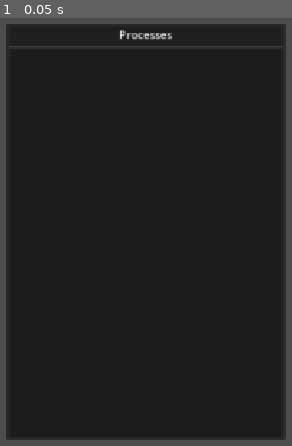
Above: before the commit, frame 1.
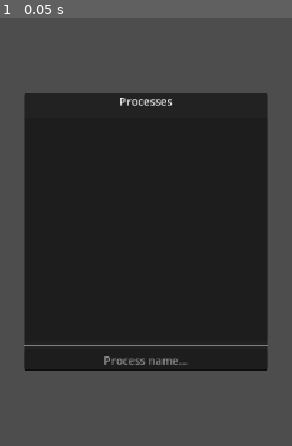
Above: after the commit, the same moment.

Repository: suidpit/freat
Game: Godot game, scene res://scenes/main.tscn
Same seed, same stepped clock (60 frames per second), same inputs: the game is played once before the commit and once after it.
Inputs:
- Up to frame 1 (0.05 s): no input

The runs differ from the first frame. In frame 1, 40% of the frame differs, in the area x 2-98%, y 1-99%.

Commit message:
next scan and undo scan. Time for some refactoring/testing.

Diff:
--- a/client-godot/scenes/main.tscn
+++ b/client-godot/scenes/main.tscn
@@ -57,8 +57,11 @@
 layout_mode = 2
 size_flags_vertical = 3
 
-[node name="ItemList" type="ItemList" parent="UI/Hub/ScanArea/PanelContainer/ScanResults/VBoxContainer/ScrollContainer"]
-layout_mode = 2
+[node name="AddressList" type="ItemList" parent="UI/Hub/ScanArea/PanelContainer/ScanResults/VBoxContainer/ScrollContainer"]
+layout_mode = 2
+size_flags_horizontal = 3
+size_flags_vertical = 3
+auto_width = true
 
 [node name="PanelContainer2" type="PanelContainer" parent="UI/Hub/ScanArea"]
 layout_mode = 2
@@ -95,7 +98,7 @@
 text = "Value:"
 horizontal_alignment = 2
 
-[node name="ScanValue2" type="LineEdit" parent="UI/Hub/ScanArea/PanelContainer2/ScanControls/VBoxContainer/HBoxContainer/GridContainer"]
+[node name="ScanValue" type="LineEdit" parent="UI/Hub/ScanArea/PanelContainer2/ScanControls/VBoxContainer/HBoxContainer/GridContainer"]
 layout_mode = 2
 size_flags_horizontal = 3
 placeholder_text = "0xdeadbeef"
@@ -124,7 +127,7 @@
 [node name="ScanSize" type="OptionButton" parent="UI/Hub/ScanArea/PanelContainer2/ScanControls/VBoxContainer/HBoxContainer/GridContainer"]
 layout_mode = 2
 selected = 2
-item_count = 4
+item_count = 6
 popup/item_0/text = "U8"
 popup/item_0/id = 0
 popup/item_1/text = "U16"
@@ -133,6 +136,10 @@
 popup/item_2/id = 2
 popup/item_3/text = "U64"
 popup/item_3/id = 3
+popup/item_4/text = "FLOAT"
+popup/item_4/id = 4
+popup/item_5/text = "DOUBLE"
+popup/item_5/id = 5
 
 [node name="HSeparatorControl2" type="Control" parent="UI/Hub/ScanArea/PanelContainer2/ScanControls/VBoxContainer"]
 custom_minimum_size = Vector2(0, 20)
@@ -163,17 +170,14 @@
 [node name="Table" type="PanelContainer" parent="UI/Hub"]
 layout_mode = 2
 
-[node name="PickProcess" type="PopupPanel" parent="UI"]
-oversampling_override = 1.0
-initial_position = 1
-size = Vector2i(400, 600)
-visible = true
+[node name="PickProcess" type="PanelContainer" parent="UI"]
+custom_minimum_size = Vector2(350, 400)
+layout_mode = 2
+size_flags_horizontal = 4
+size_flags_vertical = 4
 
 [node name="PanelContainer" type="PanelContainer" parent="UI/PickProcess"]
-offset_left = 4.0
-offset_top = 4.0
-offset_right = 396.0
-offset_bottom = 596.0
+layout_mode = 2
 size_flags_horizontal = 3
 size_flags_vertical = 3
 
@@ -194,3 +198,11 @@
 [node name="ProcessList" type="ItemList" parent="UI/PickProcess/PanelContainer/MarginContainer/VBoxContainer"]
 layout_mode = 2
 size_flags_vertical = 3
+
+[node name="HSeparator2" type="HSeparator" parent="UI/PickProcess/PanelContainer/MarginContainer/VBoxContainer"]
+layout_mode = 2
+
+[node name="SearchProcess" type="LineEdit" parent="UI/PickProcess/PanelContainer/MarginContainer/VBoxContainer"]
+layout_mode = 2
+placeholder_text = "Process name..."
+alignment = 1
--- a/client-godot/scripts/main.gd
+++ b/client-godot/scripts/main.gd
@@ -1,7 +1,20 @@
 extends Control
 @onready var process_list: ItemList = $UI/PickProcess/PanelContainer/MarginContainer/VBoxContainer/ProcessList
-@onready var pick_process: PopupPanel = $UI/PickProcess
+@onready var pick_process: PanelContainer = $UI/PickProcess
 @onready var hub: VBoxContainer = $UI/Hub
+@onready var address_list: ItemList = $UI/Hub/ScanArea/PanelContainer/ScanResults/VBoxContainer/ScrollContainer/AddressList
+@onready var first_scan_button: Button = $UI/Hub/ScanArea/PanelContainer2/ScanControls/VBoxContainer/FirstScanButton
+@onready var scan_value: LineEdit = $UI/Hub/ScanArea/PanelContainer2/ScanControls/VBoxContainer/HBoxContainer/GridContainer/ScanValue
+@onready var scan_type: OptionButton = $UI/Hub/ScanArea/PanelContainer2/ScanControls/VBoxContainer/HBoxContainer/GridContainer/ScanType
+@onready var scan_size: OptionButton = $UI/Hub/ScanArea/PanelContainer2/ScanControls/VBoxContainer/HBoxContainer/GridContainer/ScanSize
+@onready var second_scan_button: Button = $UI/Hub/ScanArea/PanelContainer2/ScanControls/VBoxContainer/SecondScanButton
+@onready var undo_scan_button: Button = $UI/Hub/ScanArea/PanelContainer2/ScanControls/VBoxContainer/UndoScanButton
+@onready var search_process: LineEdit = $UI/PickProcess/PanelContainer/MarginContainer/VBoxContainer/SearchProcess
+
+var connected = false
+var attached = false
+var is_scan = false
+var process_list_items: Array = []
 
 # Called when the node enters the scene tree for the first time.
 func _ready() -> void:
@@ -9,16 +22,44 @@
 	RPCManager.disconnected.connect(_on_disconnected)
 	RPCManager.message_received.connect(_on_message)
 	process_list.item_activated.connect(_on_process_activated)
+	first_scan_button.pressed.connect(_on_first_scan_button_pressed)
+	second_scan_button.pressed.connect(_on_second_scan_button_pressed)
+	undo_scan_button.pressed.connect(_on_undo_scan_button_pressed)
+	search_process.text_changed.connect(_filter_process_list)
 
+	hub.hide()
+	pick_process.show()
 	RPCManager.connect_to_server("ws://localhost:8765")
 
+
 func _process(_delta: float) -> void:
-	if not RPCManager.connected:
+	if not connected:
 		RPCManager.connect_to_server("ws://localhost:8765")
+	else:
+		RPCManager.send_message({"command": "status"})
 
-func populate_list(data: Array) -> void:
+func _switch_scan_controls(status: bool) -> void:
+	second_scan_button.disabled = !status
+	undo_scan_button.disabled = !status
+
+func populate_process_list(data: Array) -> void:
+	process_list.clear()
 	for proc in data:
 		process_list.add_item("%s %s" % [int(proc.pid), proc.name])
+
+func _filter_process_list(new_text: String) -> void:
+	print("Filtering!")
+	var filtered_processes = []
+	for proc in process_list_items:
+		if proc.name.containsn(new_text):
+			filtered_processes.append(proc)
+	populate_process_list(filtered_processes)
+
+func populate_scan_results(data: Array) -> void:
+	address_list.clear()
+	for scan_result in data:
+		address_list.add_item("0x%x (%d)" % [scan_result.address, scan_result.value])
+
 
 func _on_process_activated(index: int):
 	var process_text = process_list.get_item_text(index)
@@ -26,14 +67,14 @@
 	print("Attaching to %s" % pid)
 	RPCManager.send_message({"command": "attach", "params": {"pid": pid}})
 
-
 func _on_connected() -> void:
 	print("CONNECTED!")
+	connected = true
 	RPCManager.send_message({"command": "list-processes"})
 
 func _on_disconnected() -> void:
-	print("Disconnected from the WS. Let's retry...")
-
+	print("Disconnected from the WS.")
+	connected = false
 
 func _on_message(data: Dictionary) -> void:
 	if not data.has("event"):
@@ -43,8 +84,50 @@
 
 	match event:
 		"list-processes":
-			populate_list(payload)
+			process_list_items = payload
+			populate_process_list(payload)
 		"attach":
-			print("Successfully attached to %s!" % payload)
+			print("Successfully attached to %d!" % payload)
 			pick_process.hide()
 			hub.show()
+		"current-scan-results":
+			print("Getting scan results :)")
+			populate_scan_results(payload)
+			if not is_scan:
+				is_scan = true
+				_switch_scan_controls(true)
+		"status":
+			print("Status: %s" % payload)
+			if payload == "attached":
+				attached = true
+				hub.show()
+				pick_process.hide()
+			else:
+				attached = false
+				hub.hide()
+				pick_process.show()
+
+func _on_first_scan_button_pressed() -> void:
+	RPCManager.send_message({
+		"command": "first-scan",
+		"params": {
+			"value": int(scan_value.text),
+			"scan_size": scan_size.get_selected_id(),
+			"scan_type": scan_type.get_selected_id()
+		}
+	})
+
+func _on_second_scan_button_pressed() -> void:
+	RPCManager.send_message({
+		"command": "next-scan",
+		"params": {
+			"value": int(scan_value.text),
+			"scan_size": scan_size.get_selected_id(),
+			"scan_type": scan_type.get_selected_id()
+		}
+	})
+
+func _on_undo_scan_button_pressed() -> void:
+	RPCManager.send_message({"command": "undo-scan"})
+	is_scan = false
+	_switch_scan_controls(false)
Not shown, changed: run.py
Not shown, changed: server-python/agent/agent/index.ts
Not shown, changed: server-python/agent/agent/scan.ts
Not shown, changed: server-python/src/freat_server/hub.py
